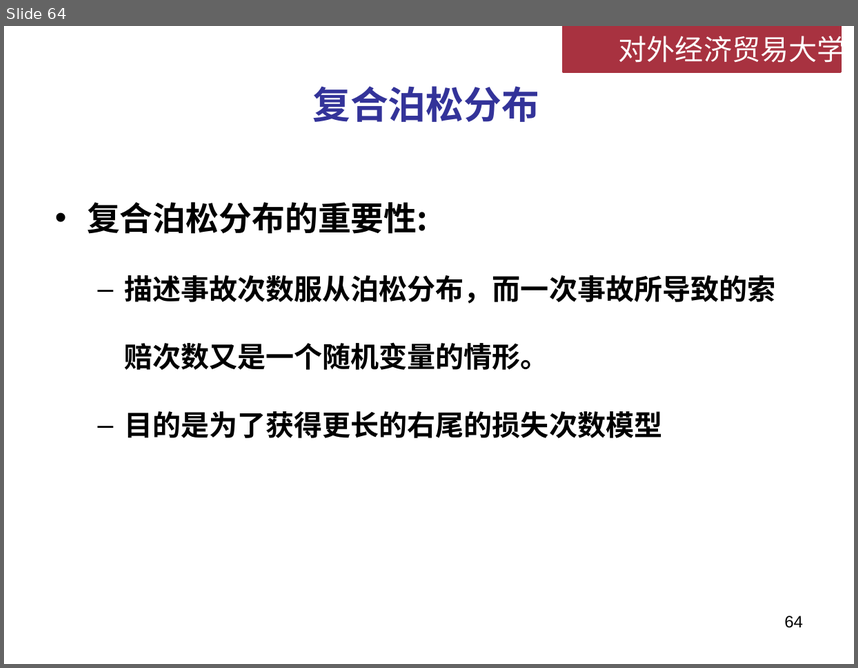
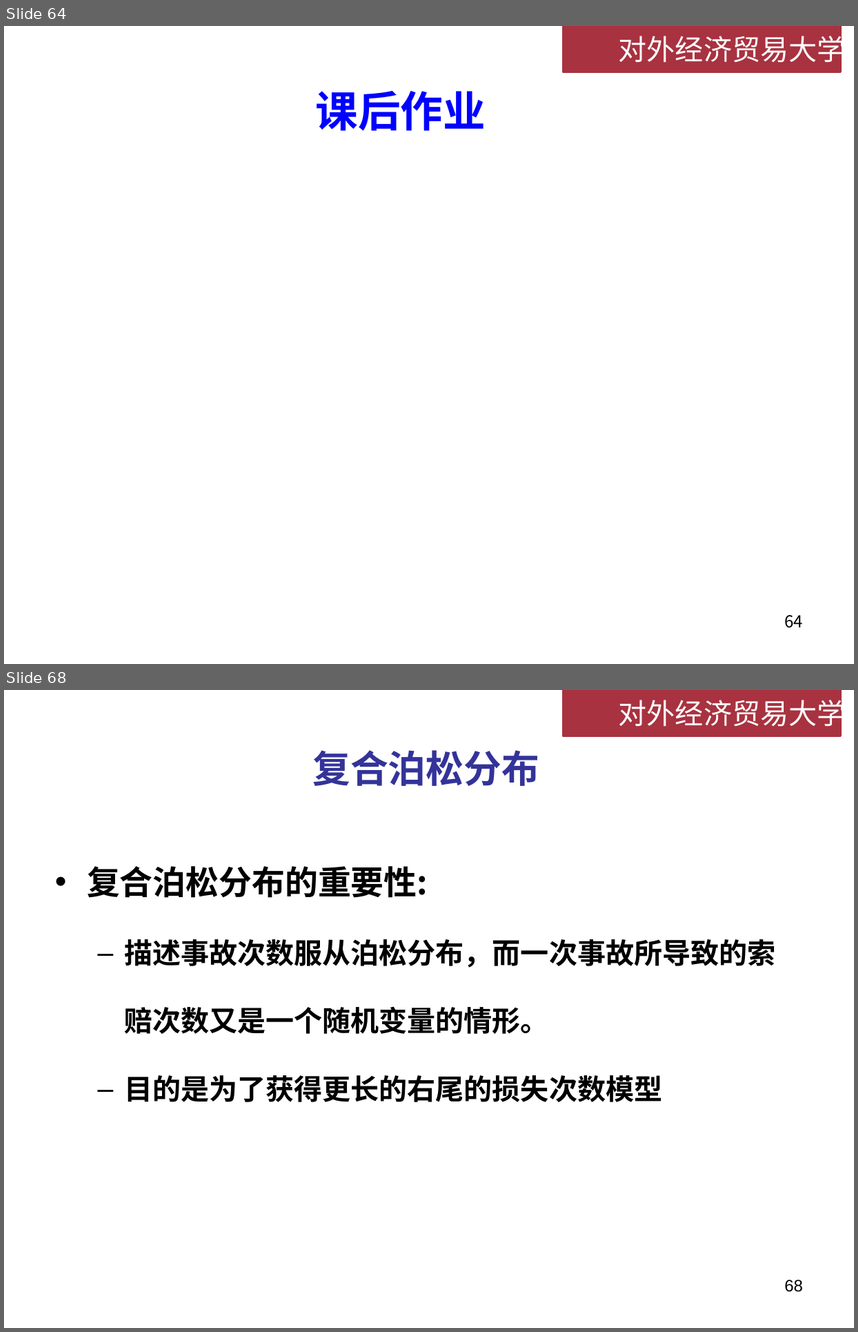
Before and after one commit to lizhengxiao/Non-life-Insurance-Actuarial-Science, a slide deck: Lectures/Week 4 - 损失次数模型.pptx. Shown one above the other, each under a label of ours: slide 64 before the commit, slides 64 and 68 after it; the slides between them are not shown. The pictures are 858x668 and 858x1332 pixels, drawn with LibreOffice and Linux fonts; fonts in the diff are those of the drawing; grey boxes stand for pictures; background and template pictures are left out. Boxes give left, top, right and bottom in pixels: in the first picture for what was removed or moved away, otherwise in the second. Text is boxed around its words. In the diff, an @@ line names an element or a change of style, - is before the commit and + after.

```diff
--- a/Lectures/Week 4 - 损失次数模型.pptx
+++ b/Lectures/Week 4 - 损失次数模型.pptx
@@ slide 64 added at (4,26,854,664), background #FFFFFF; not listed: 2 template elements that a slide beside it also shows @@
@@ title added at (316,91,486,131), 36 pt, text #0000FF, bold @@
+课后作业
@@ page number added at (784,615,803,628), 14 pt, text #000000 @@
+64
@@ what was slide 64 is now slide 68 @@
@@ page number at (784,1279,803,1292): text changed @@
-64
+68
```
Also in this commit, not shown: 13 slides changed, 4 other slides added, 1 slide removed, 2 other files.
